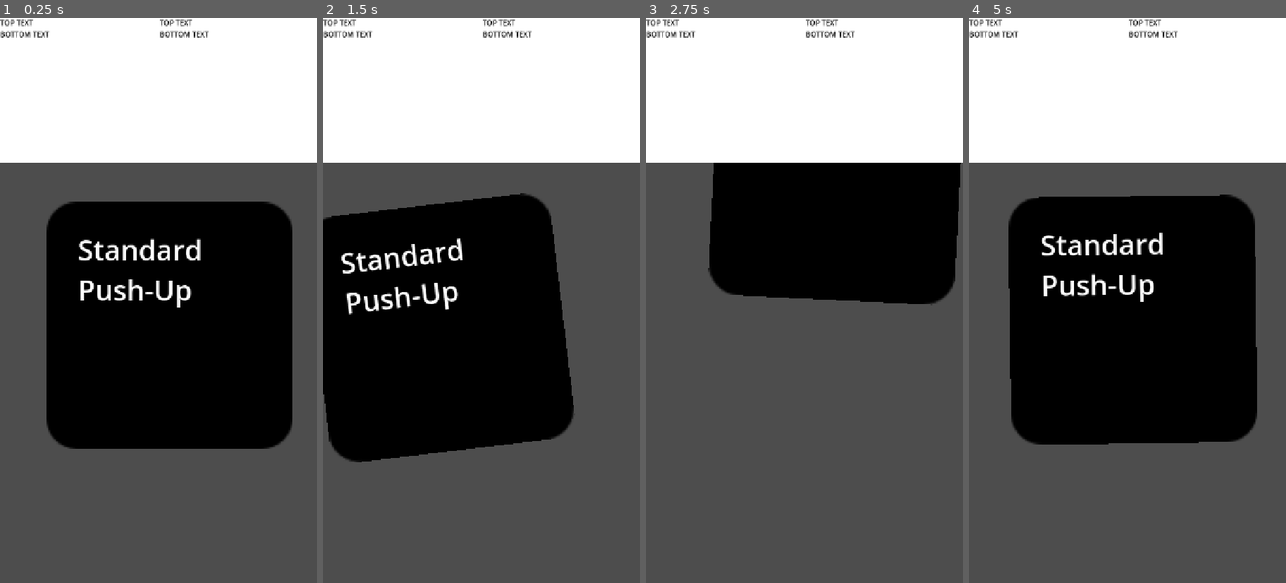
Above: before the commit, frames 1-4 (left to right).
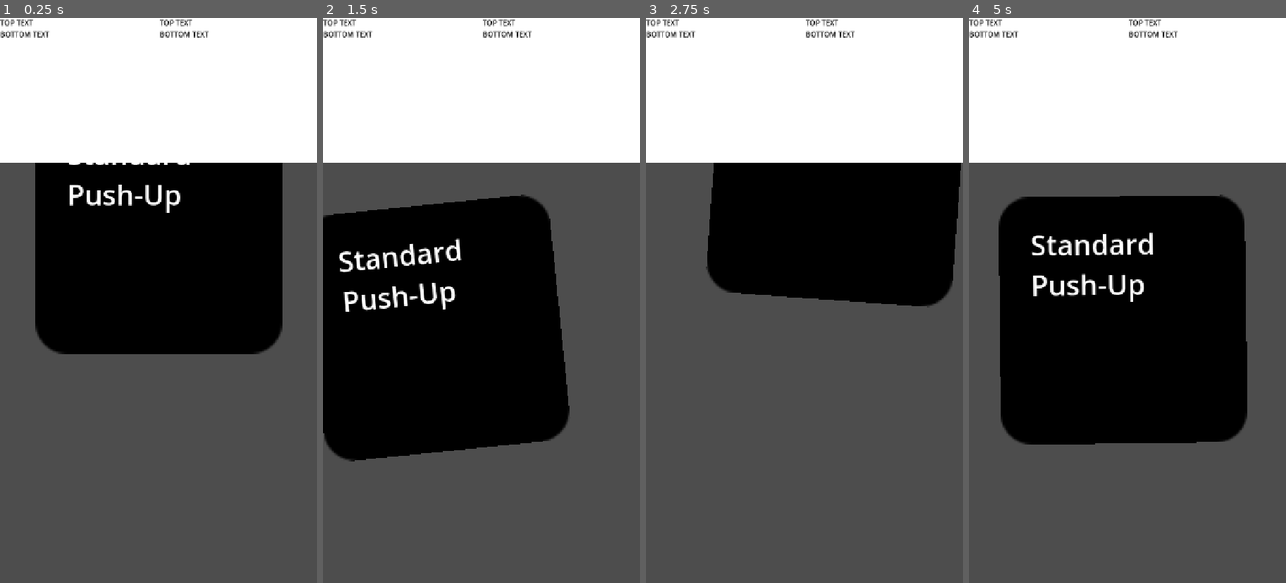
Above: after the commit, the same moments.

Repository: aimforbigfoot/godot-workout-app-working-title-willchangereponamesoon
Game: Godot game, scene res://src/gameScreen/game_screen.tscn
Two runs of this game, one before a commit and one after it. Both use one fixed random seed, a clock stepped at 60 frames per second and the inputs below. The engine's default icon, where the game draws it, is replaced by a stand-in: a white triangle on a blue panel in a dark square.
Inputs (mouse positions are in pixels of both pictures, inside the frame that each line leads up to):
- Up to frame 1 (0.25 s): no input
- Up to frame 2 (1.5 s): move the mouse to (551, 272) at 0.52 s; press the mouse at (551, 272) at 0.53 s; tap Enter at 1.25 s; move the mouse to (418, 328) at 1.27 s; release the mouse at (418, 328) at 1.28 s; click (418, 328) at 1.35 s
- Up to frame 3 (2.75 s): move the mouse to (836, 176) at 2.02 s; press the mouse at (836, 176) at 2.03 s
- Up to frame 4 (5 s): tap Space at 2.75 s; move the mouse to (1111, 413) at 2.77 s; release the mouse at (1111, 413) at 2.78 s; click (1111, 413) at 2.85 s; move the mouse to (1222, 385) at 3.52 s; press the mouse at (1222, 385) at 3.53 s; tap Enter at 4.25 s; move the mouse to (1032, 215) at 4.27 s; release the mouse at (1032, 215) at 4.28 s; click (1032, 215) at 4.35 s

The runs differ from the first frame. In frame 1, 21% of the frame differs, in the area x 11-93%, y 25-77%; in frame 2, 2.4%; in frame 3, 0.3%; in frame 4, 4.4%.

Commit message:
i told myself id add the spawn animation before sleeping!

Diff:
--- a/src/gameScreen/card/cardManager/card_manager.tscn
+++ b/src/gameScreen/card/cardManager/card_manager.tscn
@@ -60,4 +60,4 @@
 text = "BOTTOM TEXT"
 
 [node name="cardStartPos" type="Marker2D" parent="."]
-position = Vector2(384, 696)
+position = Vector2(360, 696)
--- a/src/gameScreen/card/genCard/general_card.gd
+++ b/src/gameScreen/card/genCard/general_card.gd
@@ -6,11 +6,12 @@
 
 # —— internal state —— #
 var follow_mouse := false
-var returning    := false
+var returning    := true
 var start_position := Vector2.ZERO
 
 func _ready() -> void:
-	start_position = global_position
+	pass
+
 
 func _input(event: InputEvent) -> void:
 	if event.is_action_pressed("click"):
@@ -23,7 +24,7 @@
 func _physics_process(delta: float) -> void:
 	if follow_mouse:
 		var mouse_pos = get_global_mouse_position()
-		global_position = mouse_pos
+		global_position = lerp(global_position, mouse_pos, 0.9)
 		rotation = (mouse_pos.x - start_position.x) * rotation_factor
 	elif returning:
 		# 1) Position lerp
@@ -38,7 +39,7 @@
 
 func setStartPos(p:Vector2) -> void:
 	start_position = p
-	global_position = start_position
+	global_position = Vector2(start_position.x, -100.0)
 
 func useCardData(cardDeets : Dictionary) -> void:
 	$excersizeName.text = cardDeets.name
